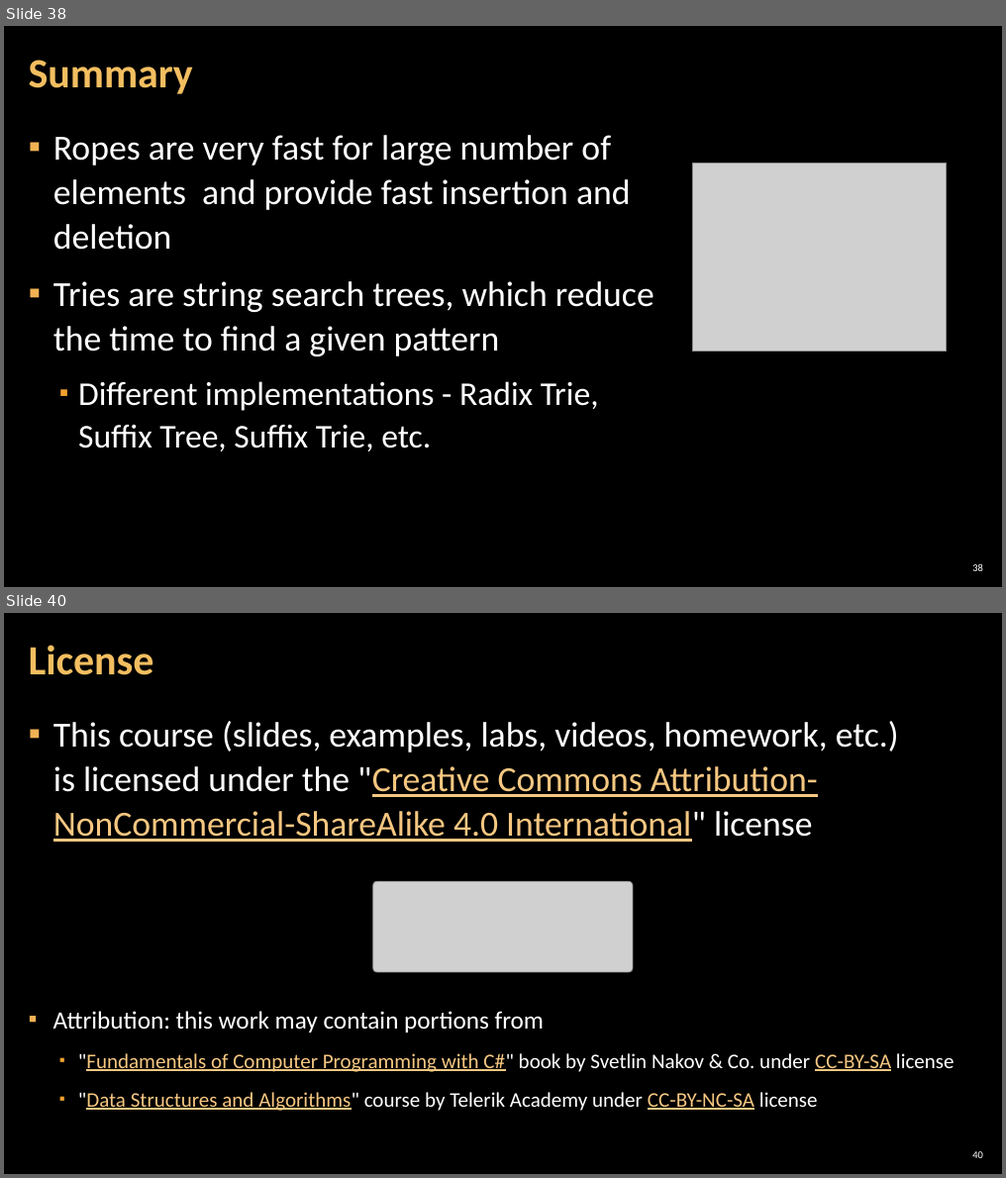
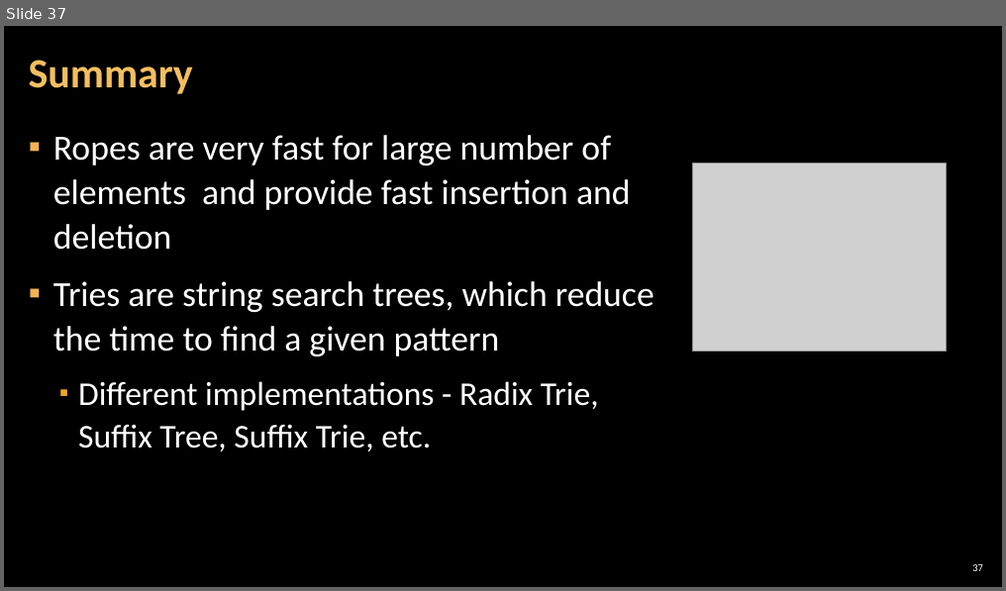
Before and after one commit to astambi/Data-Structures, a slide deck: 00-Resources/08. Data-Structures-Ropes-and-Tries.pptx. Shown one above the other, each under a label of ours: slides 38 and 40 before the commit, slide 37 after it; the slides between them are not shown. The pictures are 1006x1178 and 1006x591 pixels, drawn with LibreOffice and Linux fonts; fonts in the diff are those of the drawing; grey boxes stand for pictures; background and template pictures are left out. Boxes give left, top, right and bottom in pixels: in the first picture for what was removed or moved away, otherwise in the second. Text is boxed around its words. In the diff, an @@ line names an element or a change of style, - is before the commit and + after.

```diff
--- a/00-Resources/08. Data-Structures-Ropes-and-Tries.pptx
+++ b/00-Resources/08. Data-Structures-Ropes-and-Tries.pptx
@@ slide 40 removed at (4, 613, 1002, 1174), background picture (left out) @@
@@ title removed at (29, 645, 154, 675) @@
-License
@@ text removed at (54, 721, 899, 842) @@
-▪ This course (slides, examples, labs, videos, homework, etc.)
-  is licensed under the "Creative Commons Attribution-NonCommercial-ShareAlike 4.0 International" license
@@ picture removed at (373, 881, 633, 972) @@
@@ text removed at (54, 1011, 954, 1111) @@
-▪ Attribution: this work may contain portions from
-  ▪ "Fundamentals of Computer Programming with C#" book by Svetlin Nakov & Co. under CC-BY-SA license
-  ▪ "Data Structures and Algorithms" course by Telerik Academy under CC-BY-NC-SA license
@@ page number removed at (972, 1152, 983, 1158) @@
-40
@@ what was slide 38 is now slide 37 @@
@@ page number at (972, 565, 983, 571): text changed @@
-38
+37
```
Also in this commit, not shown: 3 other slides removed, 2 other files.
